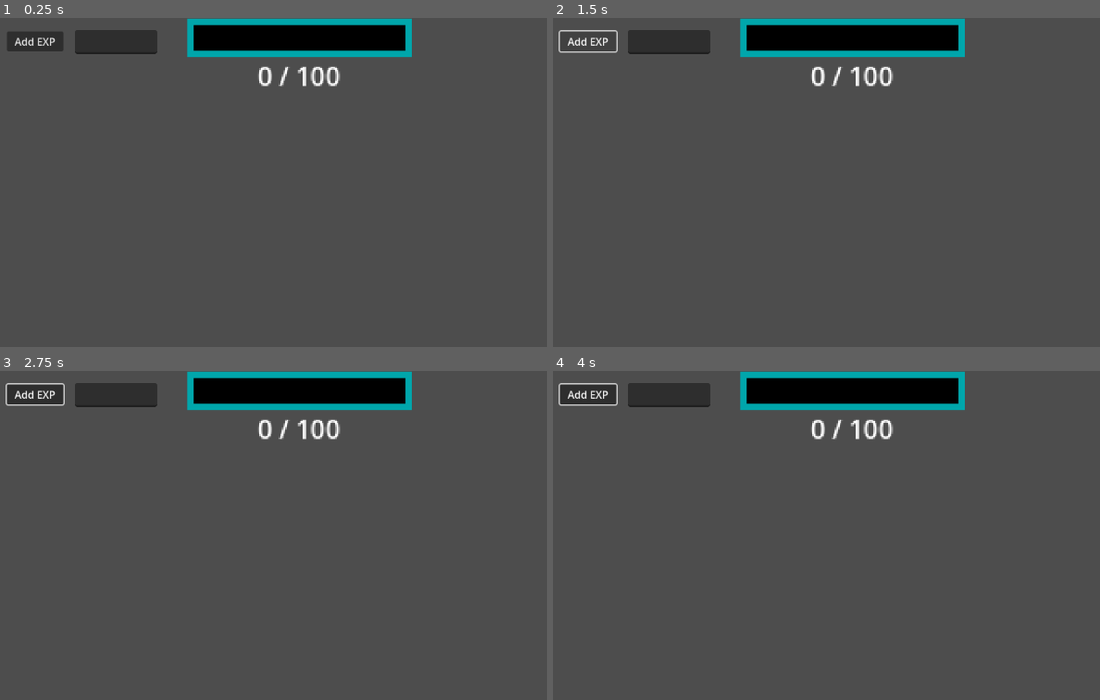
Above: before the commit, frames 1-4 (two rows, left to right).
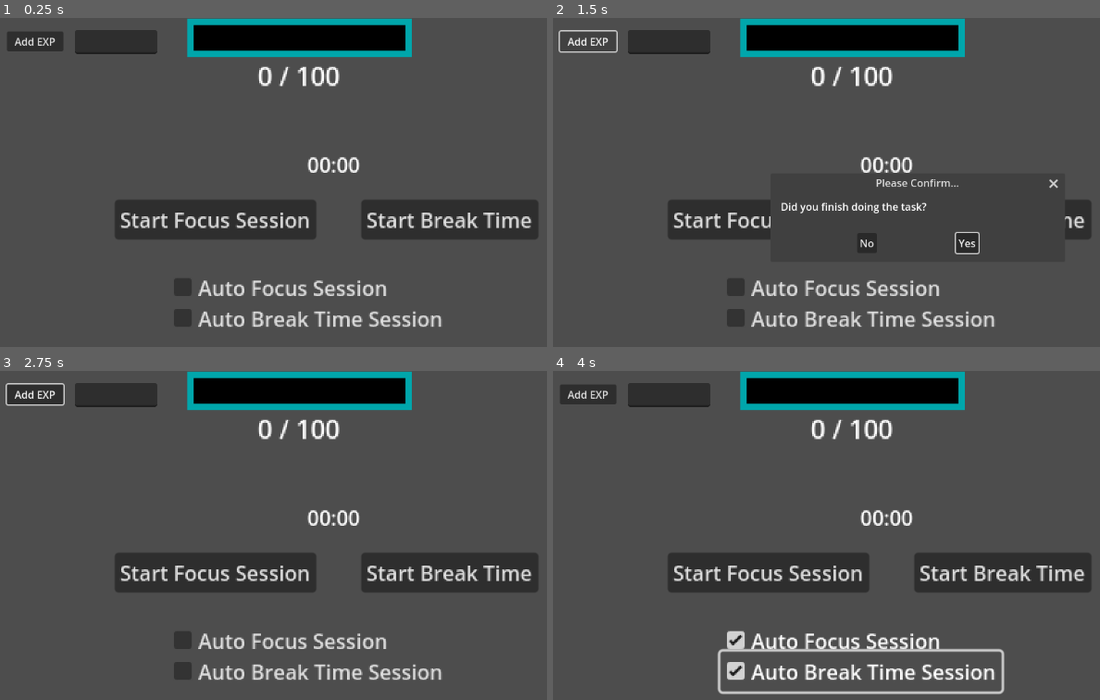
Above: after the commit, the same moments.

Repository: CD1FOX/Gamification-Technique
Game: Godot game, scene res://Scenes/main.tscn
The game is run twice, just before and just after one commit, with the same random seed, the same clock (stepped at 60 frames per second) and the same inputs.
Inputs (mouse positions are in pixels of both pictures, inside the frame that each line leads up to):
- Up to frame 1 (0.25 s): no input
- Up to frame 2 (1.5 s): click (667, 41) at 0.52 s; type "Alex" at 0.6 s; click "Add EXP" at 1.25 s
- Up to frame 3 (2.75 s): click (311, 594) at 2 s, where only the run after the commit has a clickable "No"
- Up to frame 4 (4 s): click (831, 640) at 2.75 s, where only the run after the commit has a clickable "Auto Focus Session"; click (859, 670) at 3.5 s, where only the run after the commit has a clickable "Auto Break Time Session"

The runs differ from the first frame. In frame 1, 10% of the frame differs, in the area x 20-99%, y 14-95%; in frame 2, 6.0%; in frame 3, 10%; in frame 4, 12%, in the area x 1-99%, y 3-99%.

Commit message:
Update:
Added:
- Pomodoro Timer # Have an focus session and break time session. Also added auto focus and auto break time so that the user doesn't have to click the button over and over again.
- Validate Task Completion # Ask the user if he/she completed the task before giving the exp to the global script variable.

Diff:
--- a/Scenes/Scripts/exp_handler.gd
+++ b/Scenes/Scripts/exp_handler.gd
@@ -1,10 +1,17 @@
 extends Node2D
 
-
+@onready var popup_scene = $PopUp
+var exp_to_add = 0
 
 func _on_button_pressed() -> void:
 	if $TextEdit.text != "" and int($TextEdit.text) >= 0:
-		Global.currentExp += int($TextEdit.text)
+		exp_to_add = int($TextEdit.text)
+		popup_scene.popup_caller(self)
 		$TextEdit.clear()
 	else:
 		Global.currentExp += 0
+
+func on_popup_confirmed():
+	Global.currentExp += exp_to_add
+	print("✅ Exp added:", exp_to_add)
+	exp_to_add = 0
--- a/Scenes/Scripts/main.gd
+++ b/Scenes/Scripts/main.gd
@@ -1,4 +1,4 @@
 extends Node2D
 
 func _process(_delta: float) -> void:
-	print(str(Global.currentExp) + " " + str(Global.level) + " " + str(Global.remainder))
+	pass
--- /dev/null
+++ b/Scenes/Scripts/pomodoro_timer.gd
@@ -0,0 +1,87 @@
+extends Node2D
+
+# Constants
+const FOCUS_TIME = 25 * 60  # 25 minutes
+const BREAK_TIME = 5 * 60   # 5 minutes
+
+# Timer state
+var is_focus = false
+var is_running = false
+var time_left = 0
+
+# UI Nodes
+@onready var focus_button = $FocusSession/FocusSessionButton
+@onready var break_button = $BreakTimeSession/BreakTimeSessionButton
+@onready var timer_label = $Timerlabel
+@onready var pomodoro_timer = $PomodoroTimer
+@onready var auto_focus_checkbox = $FocusSession/AutoFocusSessionCheckbox
+@onready var auto_break_checkbox = $BreakTimeSession/BreakTimeSessionCheckbox
+
+func _ready():
+	update_ui()
+
+func update_ui():
+	var minutes = time_left / 60.0
+	var seconds = time_left % 60
+	timer_label.text = "%02d:%02d" % [minutes, seconds]
+
+	# Button text based on state
+	if is_running:
+		if is_focus:
+			focus_button.text = "Stop Focus Session"
+		else:
+			break_button.text = "Stop Break Time"
+	else:
+		focus_button.text = "Start Focus Session"
+		break_button.text = "Start Break Time"
+
+	# Disable opposite button while one is running
+	focus_button.disabled = is_running and not is_focus
+	break_button.disabled = is_running and is_focus
+
+func _on_FocusButton_pressed():
+	if is_running and is_focus:
+		stop_timer()
+	else:
+		start_focus()
+
+func _on_BreakButton_pressed():
+	if is_running and not is_focus:
+		stop_timer()
+	else:
+		start_break()
+
+func start_focus():
+	is_focus = true
+	is_running = true
+	time_left = FOCUS_TIME
+	pomodoro_timer.start()
+	update_ui()
+
+func start_break():
+	is_focus = false
+	is_running = true
+	time_left = BREAK_TIME
+	pomodoro_timer.start()
+	update_ui()
+
+func stop_timer():
+	pomodoro_timer.stop()
+	is_running = false
+	update_ui()
+
+
+func _on_pomodoro_timer_timeout() -> void:
+	if time_left > 0:
+		time_left -= 1
+		update_ui()
+	else:
+		pomodoro_timer.stop()
+		is_running = false
+		update_ui()
+
+		# Auto switch logic
+		if is_focus and auto_break_checkbox.button_pressed:
+			start_break()
+		elif not is_focus and auto_focus_checkbox.button_pressed:
+			start_focus()
--- /dev/null
+++ b/Scenes/Scripts/pop_up.gd
@@ -0,0 +1,18 @@
+extends Control
+
+@onready var task_popup = $ExpPopup
+var caller = null
+
+func popup_caller(caller_node):
+	caller = caller_node
+	task_popup.popup_centered()
+
+func _on_exp_popup_canceled() -> void:
+	task_popup.hide()
+	caller = null
+
+func _on_exp_popup_confirmed() -> void:
+	task_popup.hide()
+	if caller:
+		caller.on_popup_confirmed()
+	caller = null
--- a/Scenes/Scripts/progress_bar.gd
+++ b/Scenes/Scripts/progress_bar.gd
@@ -25,4 +25,4 @@
 	elif Global.currentExp <= quarter * 3:
 		progress_bar.tint_progress = Color8(0, 255, 0)         # Green (51–75%)
 	else:
-		progress_bar.tint_progress = Color8(255, 215, 0)       # Gold (76–100%)
+		progress_bar.tint_progress = Color8(0, 0, 255)       # Blue (76–100%)
--- a/Scenes/exp_handler.tscn
+++ b/Scenes/exp_handler.tscn
@@ -1,6 +1,7 @@
-[gd_scene load_steps=2 format=3 uid="uid://c6odekeg5h5l8"]
+[gd_scene load_steps=3 format=3 uid="uid://c6odekeg5h5l8"]
 
 [ext_resource type="Script" uid="uid://c7keafk0tg046" path="res://Scenes/Scripts/exp_handler.gd" id="1_xn775"]
+[ext_resource type="PackedScene" uid="uid://13npris3tt4e" path="res://Scenes/pop_up.tscn" id="2_d05co"]
 
 [node name="ExpHandler" type="Node2D"]
 script = ExtResource("1_xn775")
@@ -20,4 +21,6 @@
 offset_bottom = 56.0
 metadata/_edit_use_anchors_ = true
 
+[node name="PopUp" parent="." instance=ExtResource("2_d05co")]
+
 [connection signal="pressed" from="Button" to="." method="_on_button_pressed"]
--- a/Scenes/main.tscn
+++ b/Scenes/main.tscn
@@ -1,9 +1,10 @@
-[gd_scene load_steps=5 format=3 uid="uid://b2khint5wpt2w"]
+[gd_scene load_steps=6 format=3 uid="uid://b2khint5wpt2w"]
 
 [ext_resource type="Script" uid="uid://71b0yg15cf7p" path="res://Scenes/Scripts/main.gd" id="1_bo1nx"]
 [ext_resource type="PackedScene" uid="uid://c6odekeg5h5l8" path="res://Scenes/exp_handler.tscn" id="2_8gbba"]
 [ext_resource type="PackedScene" uid="uid://dhgoawb2te8q3" path="res://Scenes/progress_bar.tscn" id="3_jjvhh"]
 [ext_resource type="PackedScene" uid="uid://bfcys4kjh2b4i" path="res://Scenes/level_handler.tscn" id="4_jjvhh"]
+[ext_resource type="PackedScene" uid="uid://dp6akbpcoqthe" path="res://Scenes/pomodoro_timer.tscn" id="5_kry3j"]
 
 [node name="Main" type="Node2D"]
 script = ExtResource("1_bo1nx")
@@ -15,3 +16,7 @@
 scale = Vector2(5, 5)
 
 [node name="LevelHandler" parent="." instance=ExtResource("4_jjvhh")]
+
+[node name="PomodoroTimer" parent="." instance=ExtResource("5_kry3j")]
+position = Vector2(256, 207)
+scale = Vector2(2, 2)
--- /dev/null
+++ b/Scenes/pomodoro_timer.tscn
@@ -0,0 +1,69 @@
+[gd_scene load_steps=2 format=3 uid="uid://dp6akbpcoqthe"]
+
+[ext_resource type="Script" uid="uid://dcxcy00jkqvx2" path="res://Scenes/Scripts/pomodoro_timer.gd" id="1_rnsdt"]
+
+[node name="PomodoroTimer" type="Node2D"]
+script = ExtResource("1_rnsdt")
+
+[node name="FocusSession" type="Control" parent="."]
+layout_mode = 3
+anchors_preset = 0
+offset_right = 40.0
+offset_bottom = 40.0
+
+[node name="FocusSessionButton" type="Button" parent="FocusSession"]
+layout_mode = 0
+offset_left = -35.0
+offset_top = 38.0
+offset_right = 122.0
+offset_bottom = 69.0
+text = "Start Focus Session"
+
+[node name="AutoFocusSessionCheckbox" type="CheckBox" parent="FocusSession"]
+layout_mode = 0
+offset_left = 6.0
+offset_top = 91.0
+offset_right = 182.0
+offset_bottom = 122.0
+text = "Auto Focus Session"
+
+[node name="BreakTimeSession" type="Control" parent="."]
+layout_mode = 3
+anchors_preset = 0
+offset_right = 40.0
+offset_bottom = 40.0
+
+[node name="BreakTimeSessionButton" type="Button" parent="BreakTimeSession"]
+layout_mode = 0
+offset_left = 157.0
+offset_top = 38.0
+offset_right = 295.0
+offset_bottom = 69.0
+text = "Start Break Time Session"
+
+[node name="BreakTimeSessionCheckbox" type="CheckBox" parent="BreakTimeSession"]
+layout_mode = 0
+offset_left = 6.0
+offset_top = 115.0
+offset_right = 182.0
+offset_bottom = 146.0
+text = "Auto Break Time Session"
+
+[node name="Timerlabel" type="Label" parent="."]
+anchors_preset = 15
+anchor_right = 1.0
+anchor_bottom = 1.0
+offset_left = 115.0
+offset_top = -1.0
+offset_right = 161.0
+offset_bottom = 22.0
+grow_horizontal = 2
+grow_vertical = 2
+text = "25:00"
+autowrap_mode = 1
+
+[node name="PomodoroTimer" type="Timer" parent="."]
+
+[connection signal="pressed" from="FocusSession/FocusSessionButton" to="." method="_on_FocusButton_pressed"]
+[connection signal="pressed" from="BreakTimeSession/BreakTimeSessionButton" to="." method="_on_BreakButton_pressed"]
+[connection signal="timeout" from="PomodoroTimer" to="." method="_on_pomodoro_timer_timeout"]
--- /dev/null
+++ b/Scenes/pop_up.tscn
@@ -0,0 +1,22 @@
+[gd_scene load_steps=2 format=3 uid="uid://13npris3tt4e"]
+
+[ext_resource type="Script" uid="uid://uogxtoywq7un" path="res://Scenes/Scripts/pop_up.gd" id="1_tv3en"]
+
+[node name="PopUp" type="Control"]
+layout_mode = 3
+anchors_preset = 15
+anchor_right = 1.0
+anchor_bottom = 1.0
+grow_horizontal = 2
+grow_vertical = 2
+script = ExtResource("1_tv3en")
+
+[node name="ExpPopup" type="ConfirmationDialog" parent="."]
+size = Vector2i(443, 100)
+ok_button_text = "Yes"
+dialog_text = "Did you finish doing the task?"
+dialog_autowrap = true
+cancel_button_text = "No"
+
+[connection signal="canceled" from="ExpPopup" to="." method="_on_exp_popup_canceled"]
+[connection signal="confirmed" from="ExpPopup" to="." method="_on_exp_popup_confirmed"]
Not shown, added: Scenes/Scripts/pomodoro_timer.gd.uid
Not shown, added: Scenes/Scripts/pop_up.gd.uid
